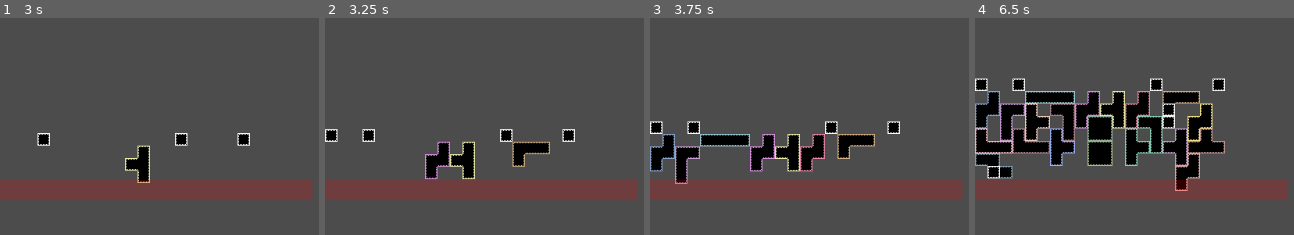
Above: before the commit, frames 1-4 (left to right).
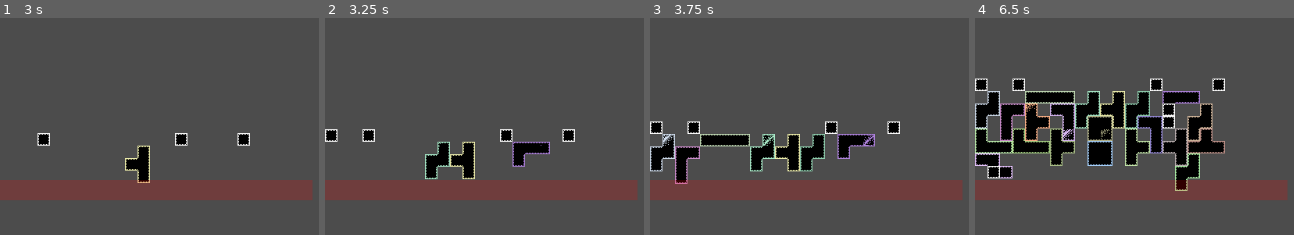
Above: after the commit, the same moments.

Repository: MetRiko/TK-Jam-2022
Game: Godot game, scene res://Tetris/TetrisField.tscn
Same seed, same stepped clock (60 frames per second), same inputs: the game is played once before the commit and once after it. This scene is started directly instead of the project's main scene.
Inputs (mouse positions are in pixels of both pictures, inside the frame that each line leads up to):
- Up to frame 1 (3 s): tap Enter (ui_accept) at 0.5, 0.77, 1.52 s; move the mouse to (outside the picture) at 0.52 s; click (outside the picture) at 0.67 s; move the mouse to (239, 217) at 1.27 s; hold Down (ui_down) 1.28-2.03 s; move the mouse to (outside the picture) at 2.02 s; move the mouse to (outside the picture) at 2.77 s; click (outside the picture) at 2.92 s
- Up to frame 2 (3.25 s): tap Enter (ui_accept) at 3.02 s
- Up to frame 3 (3.75 s): move the mouse to (outside the picture) at 3.52 s; hold Down (ui_down) from 3.53 s (still down)
- Up to frame 4 (6.5 s): tap Enter (ui_accept) at 3.77, 4.52, 6.02 s; move the mouse to (1134, 124) at 4.27 s; move the mouse to (outside the picture) at 5.02 s; click (outside the picture) at 5.17 s; move the mouse to (1255, 76) at 5.77 s; release Down (ui_down) at 5.78 s

Frame 1 is identical in both runs. In frame 2, 0.5% of the frame differs, in the area x 31-71%, y 57-75%; in frame 3, 1.5%; in frame 4, 4.3%, in the area x 0-75%, y 33-80%.

Commit message:
Add shiny effect

Diff:
--- a/Tetris/TetrisBlock.gd
+++ b/Tetris/TetrisBlock.gd
@@ -6,6 +6,11 @@
 var blocks_offsets := {}
 var blocks := []
 
+var bonus = null
+
+func _ready():
+	$ShinyEffect.visible = false
+
 func setup(pos_offset : Vector2, in_blocks_offsets : Dictionary, in_blocks : Array) -> void:
 	block_id = in_blocks.size()
 	self.pos_offset = pos_offset
@@ -13,6 +18,11 @@
 	in_blocks_offsets[_hash_idx(pos_offset)] = true
 	blocks = in_blocks
 	in_blocks.append(self)
+
+func add_bonus(bonus):
+	self.bonus = bonus
+	$ShinyEffect.visible = true
+	$Anim.play("shiny_effect")
 
 func update_variants():
 	for block in blocks:
@@ -69,3 +79,4 @@
 
 func change_color(color : Color) -> void:
 	$Sprite.modulate = color
+	$ShinyEffect.modulate = color
--- a/Tetris/TetrisBlock.tscn
+++ b/Tetris/TetrisBlock.tscn
@@ -1,10 +1,43 @@
-[gd_scene load_steps=4 format=2]
+[gd_scene load_steps=7 format=2]
 
 [ext_resource path="res://Tetris/blocks.png" type="Texture" id=1]
 [ext_resource path="res://Tetris/TetrisBlock.gd" type="Script" id=2]
+[ext_resource path="res://Tetris/shiny_effect.png" type="Texture" id=3]
 
 [sub_resource type="RectangleShape2D" id=1]
 extents = Vector2( 8, 8 )
+
+[sub_resource type="Animation" id=2]
+length = 0.001
+tracks/0/type = "value"
+tracks/0/path = NodePath("ShinyEffect:frame")
+tracks/0/interp = 1
+tracks/0/loop_wrap = true
+tracks/0/imported = false
+tracks/0/enabled = true
+tracks/0/keys = {
+"times": PoolRealArray( 0 ),
+"transitions": PoolRealArray( 1 ),
+"update": 0,
+"values": [ 0 ]
+}
+
+[sub_resource type="Animation" id=3]
+resource_name = "shiny_effect"
+length = 2.0
+loop = true
+tracks/0/type = "value"
+tracks/0/path = NodePath("ShinyEffect:frame")
+tracks/0/interp = 1
+tracks/0/loop_wrap = true
+tracks/0/imported = false
+tracks/0/enabled = true
+tracks/0/keys = {
+"times": PoolRealArray( 0, 0.1, 0.2, 0.3, 0.4, 0.5, 0.6, 0.7, 0.8, 0.9, 1, 1.1 ),
+"transitions": PoolRealArray( 1, 1, 1, 1, 1, 1, 1, 1, 1, 1, 1, 1 ),
+"update": 1,
+"values": [ 14, 0, 1, 2, 3, 4, 5, 6, 7, 8, 9, 10 ]
+}
 
 [node name="TetrisBlock" type="KinematicBody2D"]
 script = ExtResource( 2 )
@@ -14,7 +47,16 @@
 centered = false
 hframes = 15
 
+[node name="ShinyEffect" type="Sprite" parent="."]
+texture = ExtResource( 3 )
+centered = false
+hframes = 15
+
 [node name="CollisionShape2D" type="CollisionShape2D" parent="."]
 visible = false
 position = Vector2( 8, 8 )
 shape = SubResource( 1 )
+
+[node name="Anim" type="AnimationPlayer" parent="."]
+anims/RESET = SubResource( 2 )
+anims/shiny_effect = SubResource( 3 )
--- a/Tetris/TetrisField.gd
+++ b/Tetris/TetrisField.gd
@@ -101,6 +101,10 @@
 		height_level_per_column[target_idx.x] = max(height_level_per_column[idx_x], target_idx.y)
 	latest_block.update_variants()
 
+	var chance = randf()
+	if chance < 0.2:
+		in_blocks[randi() % in_blocks.size()].add_bonus(null)
+
 
 func put_random_blocks_group_below():
 	if current_max_height * block_size.y > $BottomLimit.position.y + offset_y - start_pos.y:
@@ -130,7 +134,7 @@
 	put_blocks_group(target_idx_x, min_height, blocks_group)
 	var block_height := 0
 	for height in height_level_per_column:
-		block_height = max(block_height, height)
+		block_height = max(block_height, int(height))
 	block_height += 1
 	current_max_height = max(current_max_height, block_height)
 
Binary file added: Tetris/shiny_effect.png
Not shown, added: Tetris/shiny_effect.png.import
